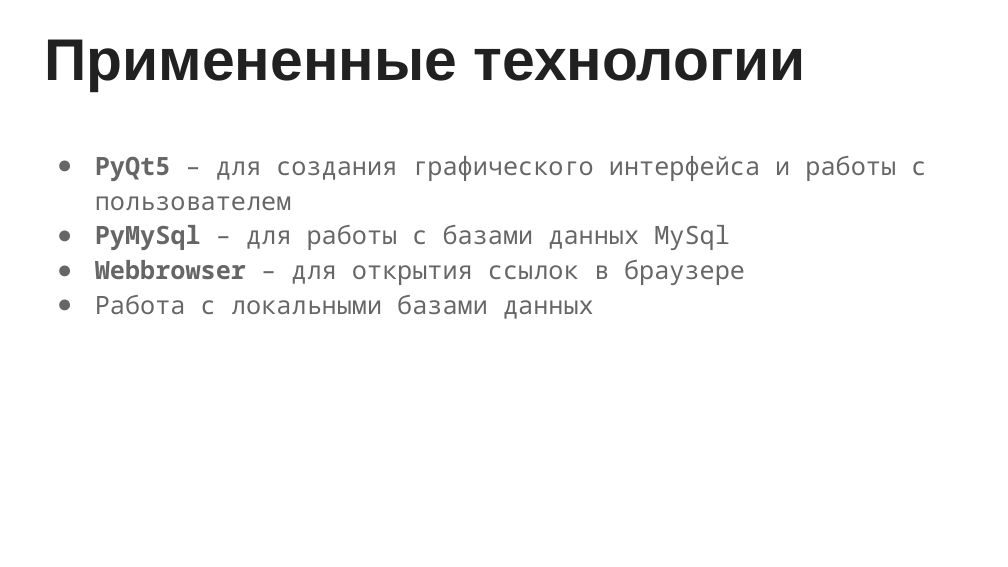
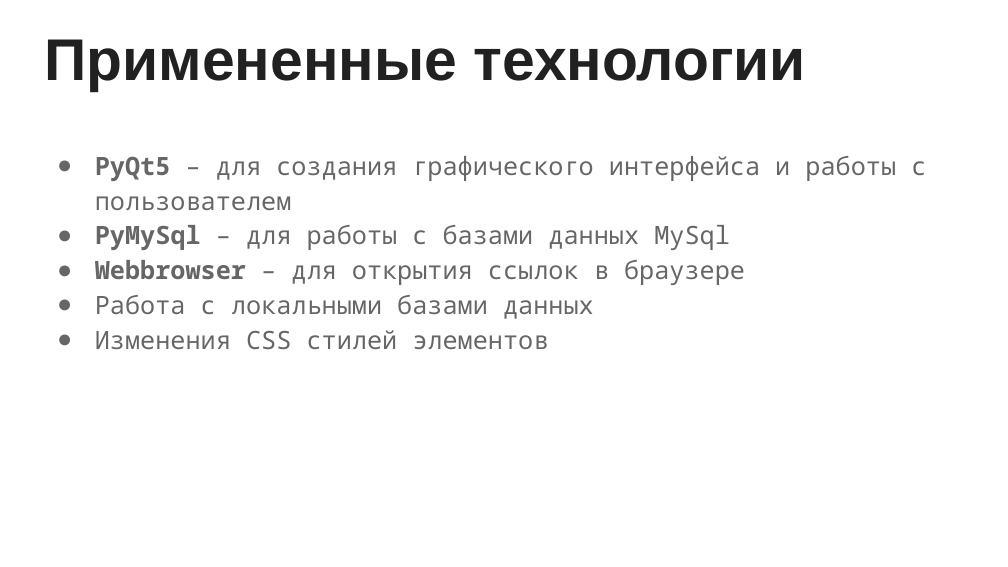
Before and after one commit to Dmitriyburin/web_proj1, a slide deck: slide 9 of forpresent/1. Повторение.pptx. Drawn at 1008x567 pixels with LibreOffice and Linux fonts; fonts in the diff are those of the drawing. Boxes give left, top, right and bottom in pixels: in the first picture for what was removed or moved away, otherwise in the second. Text is boxed around its words. In the diff, an @@ line names an element or a change of style, - is before the commit and + after.

```diff
--- a/forpresent/1. Повторение.pptx
+++ b/forpresent/1. Повторение.pptx
@@ text at box(95, 330, 548, 349): paragraph added @@
+● Изменения CSS стилей элементов
```
Also in this commit, not shown: 2 other slides changed, 11 other files.
